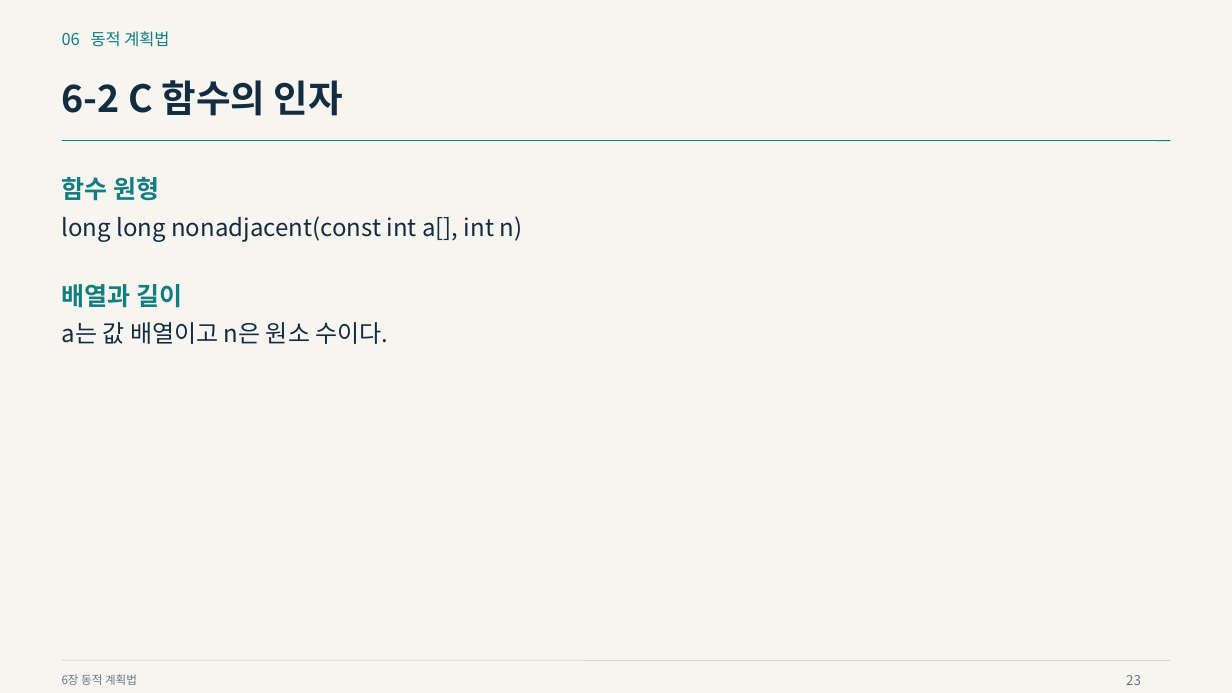
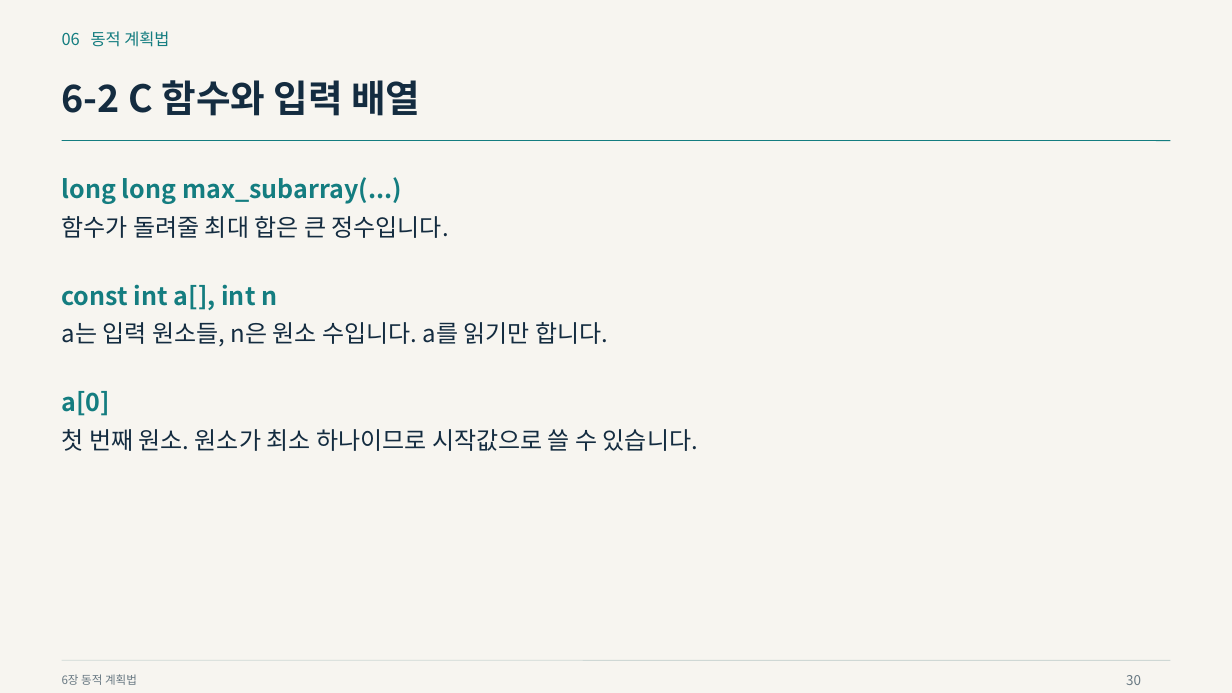
Before and after one commit to Sangdon-Park/Sangdon-Park.github.io, a slide deck: slide 30 of data/알고리즘/6장_동적_계획법.pptx (slide 23 before the commit). Drawn at 1232x693 pixels with LibreOffice and Linux fonts; fonts in the diff are those of the drawing. Boxes give left, top, right and bottom in pixels: in the first picture for what was removed or moved away, otherwise in the second. Text is boxed around its words. In the diff, an @@ line names an element or a change of style, - is before the commit and + after.

Commit message:
feat: rebuild chapter 6 around stairs and maximum subarray

```diff
--- a/data/알고리즘/6장_동적_계획법.pptx
+++ b/data/알고리즘/6장_동적_계획법.pptx
@@ text at [62,80,420,116]: text changed @@
-6-2 C 함수의 인자
+6-2 C 함수와 입력 배열
@@ text at [62,177,402,204]: text changed @@
-함수 원형
+long long max_subarray(...)
@@ text added at [62,216,449,238], 18.8 pt, text #142C40 @@
+함수가 돌려줄 최대 합은 큰 정수입니다.
@@ text at [62,284,277,310]: text changed; size 18.8 to 19.5 pt; text colour #142C40 to #147D80; bold on @@
-long long nonadjacent(const int a[], int n)
+const int a[], int n
@@ text removed at [62,284,182,308] @@
-배열과 길이
@@ text at [62,322,608,346]: text changed @@
-a는 값 배열이고 n은 원소 수이다.
+a는 입력 원소들, n은 원소 수입니다. a를 읽기만 합니다.
@@ text added at [62,391,111,416], 19.5 pt, text #147D80, bold @@
+a[0]
@@ text added at [62,429,698,451], 18.8 pt, text #142C40 @@
+첫 번째 원소. 원소가 최소 하나이므로 시작값으로 쓸 수 있습니다.
@@ text at [1126,675,1141,685]: text changed @@
-23
+30
```
Also in this commit, not shown: 37 other slides changed, 20 slides added, 9 slides removed, 22 other files.
